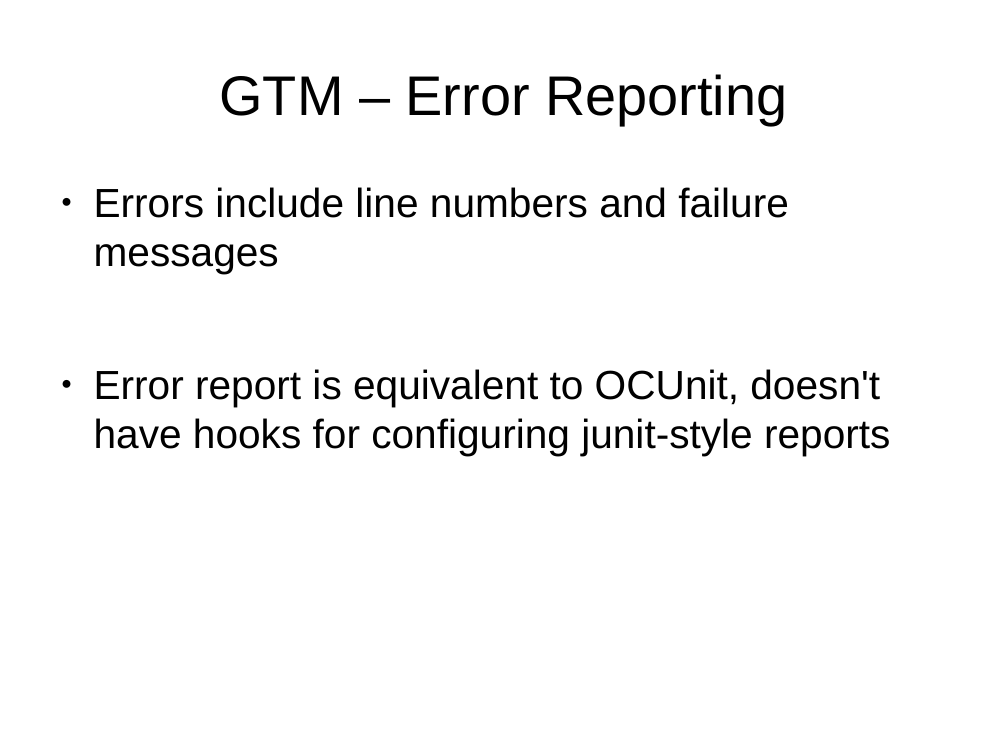
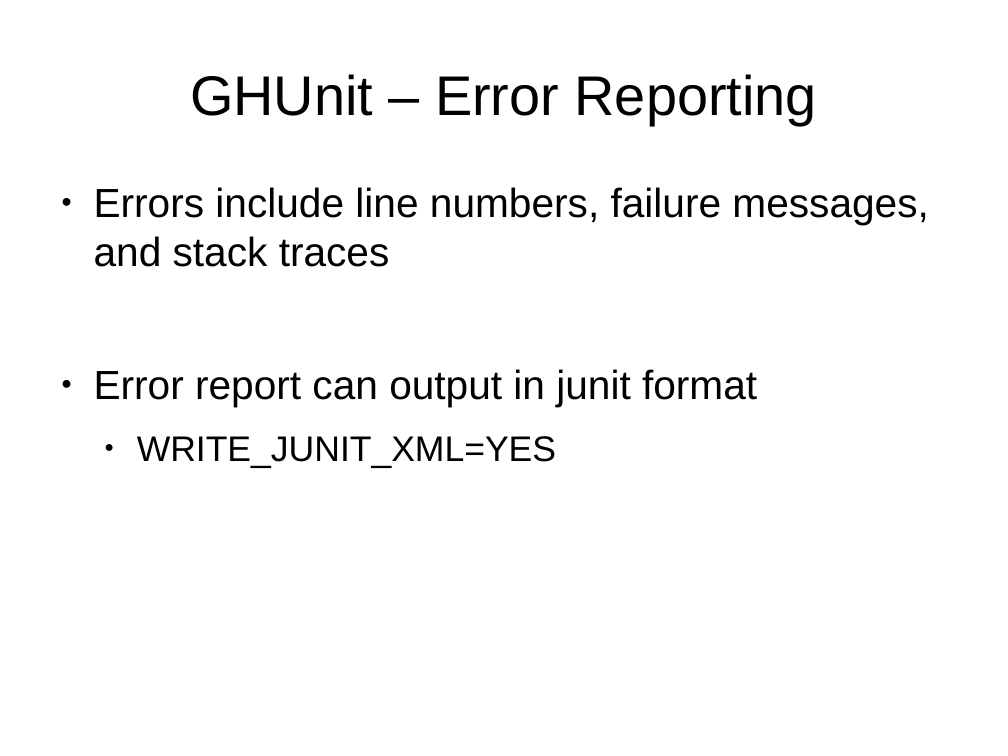
Before and after one commit to StlMobileDev/iPhone-Testing, a slide deck: slide 27 of Testing-Testing-iOS.odp. Drawn at 1008x756 pixels with LibreOffice and Linux fonts; fonts in the diff are those of the drawing. Boxes give left, top, right and bottom in pixels: in the first picture for what was removed or moved away, otherwise in the second. Text is boxed around its words. In the diff, an @@ line names an element or a change of style, - is before the commit and + after.

Commit message:
Finished GHUnit section.

```diff
--- a/Testing-Testing-iOS.odp
+++ b/Testing-Testing-iOS.odp
@@ title at box(190, 74, 817, 125): text changed @@
-GTM – Error Reporting
+GHUnit – Error Reporting
@@ text at box(94, 187, 928, 468): text changed @@
-● Errors include line numbers and failure messages
-● Error report is equivalent to OCUnit, doesn't have hooks for configuring junit-style reports
+● Errors include line numbers, failure messages, and stack traces
+● Error report can output in junit format
+  ● WRITE_JUNIT_XML=YES
```
Also in this commit, not shown: 6 other slides changed, 1 other file.
